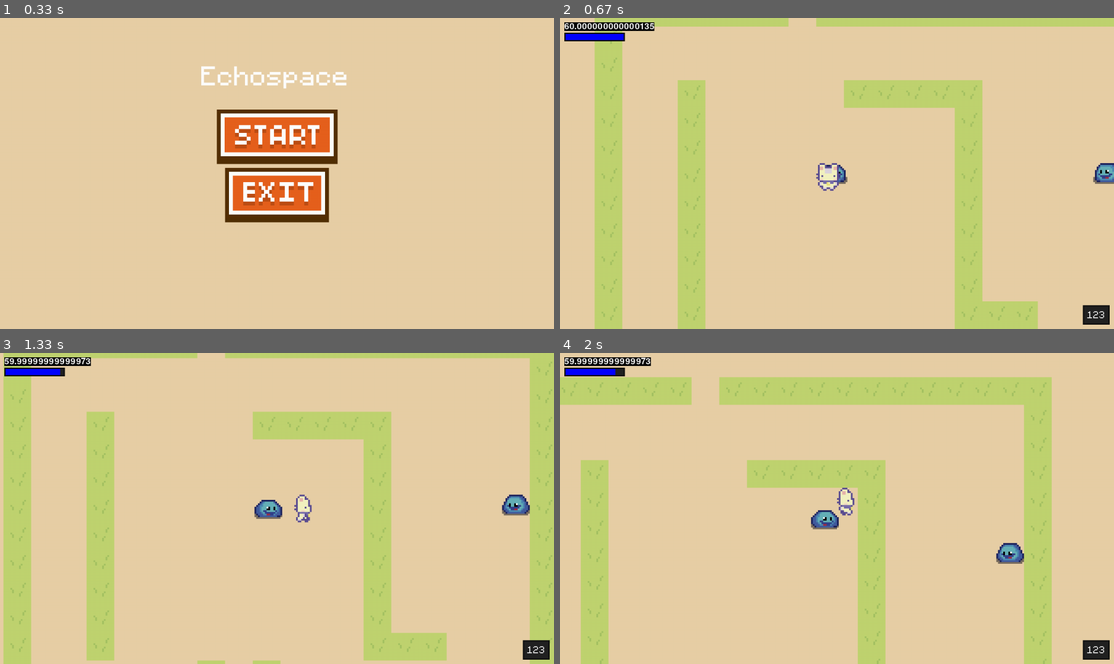
Above: before the commit, frames 1-4 (two rows, left to right).
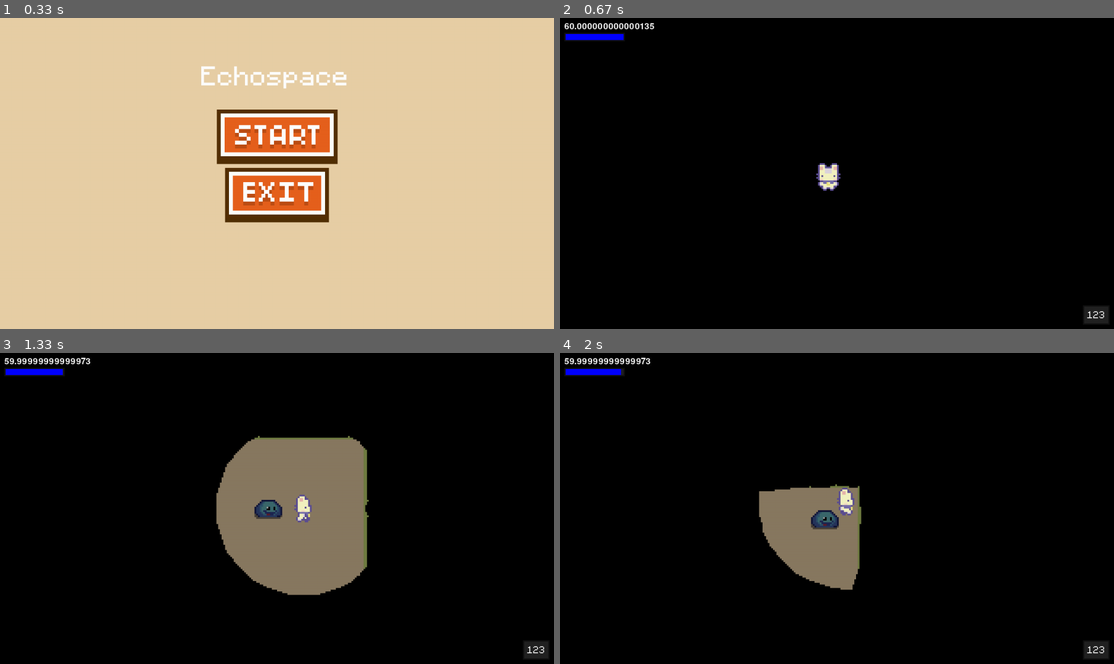
Above: after the commit, the same moments.

Repository: SushiOnToast/pygame-community-spring-jam-2025
Game: pygame game, started from code/main.py
Same seed, same stepped clock (60 frames per second), same inputs: the game is played once before the commit and once after it.
Inputs (mouse positions are in pixels of both pictures, inside the frame that each line leads up to):
- Up to frame 1 (0.33 s): no input
- Up to frame 2 (0.67 s): click (837, 136) at 0.38 s
- Up to frame 3 (1.33 s): tap Space at 0.67, 1.07 s; hold D from 1 s (still down)
- Up to frame 4 (2 s): tap Space at 1.37, 1.57, 1.9 s; release D at 1.47 s; hold W 1.5-1.8 s; hold D from 1.83 s (still down)

Frame 1 is identical in both runs. In frame 2, 99% of the frame differs, in the area x 0-100%, y 0-100%; in frame 3, 99%; in frame 4, 99%.

Commit message:
fix echolocation duration bug

Diff:
--- /dev/null
+++ b/code/buglist.txt
@@ -0,0 +1,3 @@
+# Put all the bugs here
+
+- echolocation duration bug
--- a/code/enemy.py
+++ b/code/enemy.py
@@ -14,7 +14,7 @@
         #graphics setup
         #self.import_graphics(monster_name)
         self.spritesheet = pygame.image.load(
-        "graphics/player/pixil-frame-0 (9).png").convert_alpha()
+        "../graphics/player/pixil-frame-0 (9).png").convert_alpha()
         self.animations = import_character_sprites(
             self.spritesheet, self.spritesheet.get_width()/4, self.spritesheet.get_height()/4)
         self.status = "down_idle"
--- a/code/game_mechanics.py
+++ b/code/game_mechanics.py
@@ -107,7 +107,7 @@
             # self.cover_surf.blit(echo_surf, (0, 0))
             echo_surf = pygame.Surface((WIDTH, HEIGHT), pygame.SRCALPHA)
             self.echo_fade -= 40
-            color = (*COLORKEY, 180)
+            color = (*COLORKEY, 150)
 
             # Get hit points in world coordinates
             hit_points = get_hit_points(self.player.hitbox.center, 50, list(obstacles), simplify=True)
--- a/code/player.py
+++ b/code/player.py
@@ -31,7 +31,8 @@
     self.echolocation = Echolocation(self.cover_surf, self)
     self.is_doing_echolocation = False
     self.echolocation_time = 0
-    self.echolocation_duration = 4000
+    self.base_echolocation_duration = 3000  # 4 seconds base duration
+    self.echolocation_duration = self.base_echolocation_duration
 
     #stats
     self.stats = {'health':100,'energy':60,'attack':10,'magic':4,'speed':2}
@@ -43,7 +44,7 @@
 
     #intergrate with echoloation
     self.energy_recharge_rate = 0.001
-    self.energy_drain_rate = 0.007
+    self.energy_drain_rate = 0.003
     self.max_energy = self.stats['energy']
 
     # tracking time
@@ -52,6 +53,8 @@
     self.echolocation_cooldown_after_zero = 58000
     self.energy_regen_pause_time = 0  # timestamp until which regen is paused
     self.energy_regen_pause_duration = 1000  # 1 second in milliseconds
+
+    self.can_do_echolocation = True
 
 
   def input(self):
@@ -75,53 +78,49 @@
     else:
       self.direction.x = 0
 
-    current_time = pygame.time.get_ticks()
-    can_use_echolocation = True
-
-
-    # Check if 1-minute lockout is active
-    if self.zero_energy_time is not None:
-        if (current_time - self.zero_energy_time) < self.echolocation_cooldown_after_zero:
-            can_use_echolocation = False
-        else:
-            self.zero_energy_time = None  # Reset lockout once time has passed
-
-    if keys[pygame.K_SPACE] and not self.is_doing_echolocation and self.energy > 5 and can_use_echolocation:
+    if keys[pygame.K_SPACE] and not self.is_doing_echolocation and self.energy > 5 and self.can_do_echolocation:
         self.is_doing_echolocation = True
-        self.echolocation_time = current_time
-        self.last_update_time = current_time
-        self.echolocation_duration = self.energy * 50  # optional, dynamic duration
-        self.energy_regen_pause_time = current_time + self.energy_regen_pause_duration
+        self.echolocation_time = pygame.time.get_ticks()
+        self.last_update_time = pygame.time.get_ticks()
+        # Use fixed duration instead of energy-based
+        self.echolocation_duration = self.base_echolocation_duration
+        self.energy_regen_pause_time = pygame.time.get_ticks() + self.energy_regen_pause_duration
 
   def cooldowns(self):
-    current_time = pygame.time.get_ticks()
-    delta_time = current_time - self.last_update_time
+      current_time = pygame.time.get_ticks()
+      delta_time = current_time - self.last_update_time
 
-    if self.is_doing_echolocation:
-        # Drain energy while using echolocation
-        self.energy -= self.energy_drain_rate * delta_time
-        self.energy = max(0, self.energy)
+      if self.is_doing_echolocation:
+          if not hasattr(self, 'echolocation_time'):  # Safety check
+              self.echolocation_time = current_time
 
-        if self.energy <= 5:
-            self.energy = 0
-            self.is_doing_echolocation = False
-            if self.zero_energy_time is None:
-               self.zero_energy_time = current_time
-        elif (current_time - self.echolocation_time) >= self.echolocation_duration:
-            self.is_doing_echolocation = False
+          # Check duration first
+          if (current_time - self.echolocation_time) >= self.echolocation_duration:
+              self.is_doing_echolocation = False
+              self.energy_regen_pause_time = current_time + self.energy_regen_pause_duration
+          else:
+              # Drain energy while active
+              self.energy -= self.energy_drain_rate * delta_time
+              if self.energy <= 5:
+                  self.energy = 0
+                  self.is_doing_echolocation = False
+                  self.zero_energy_time = current_time
+                  self.can_do_echolocation = False  # Prevent immediate reuse
 
-    else:
-        # Regenerate energy when NOT using echolocation
-        # if self.zero_energy_time is None and current_time >= self.energy_regen_pause_time:
+      else:
+          # Energy regeneration
+          if current_time >= self.energy_regen_pause_time:
               if self.energy < self.max_energy:
-                  if current_time >= self.energy_regen_pause_time:
-                    self.energy += self.energy_recharge_rate * delta_time
-                    self.energy = min(self.energy, self.max_energy)
+                  self.energy += self.energy_recharge_rate * delta_time
+                  self.energy = min(self.energy, self.max_energy)
 
-    self.last_update_time = current_time
+      # Check cooldown after zero energy
+      if self.zero_energy_time is not None:
+          if (current_time - self.zero_energy_time) >= self.echolocation_cooldown_after_zero:
+              self.zero_energy_time = None
+              self.can_do_echolocation = True  # Re-enable echolocation
 
-    # if (current_time - self.echolocation_time) >= self.echolocation_duration:
-    #   self.is_doing_echolocation = False
+      self.last_update_time = current_time
 
   def get_status(self):
     if self.direction.x == 0 and self.direction.y == 0:
--- a/code/settings.py
+++ b/code/settings.py
@@ -19,7 +19,7 @@
 RAY_STEP = 2
 
 # debug
-TESTING_OVERLAY = False
+TESTING_OVERLAY = True
 
 # ui
 BAR_HEIGHT = 20
@@ -38,7 +38,7 @@
 
 #enemy
 monster_data = {
-    'slime':{'health':100,'exp': 100,'damage':2,'attack_type':'poop','attack_sound':'graphics/audio/fart-with-reverb-39675.mp3','speed':1,'resistance':3,'attack_radius':80,'notice_radius':360}
+    'slime':{'health':100,'exp': 100,'damage':2,'attack_type':'poop','attack_sound':'../graphics/audio/fart-with-reverb-39675.mp3','speed':1,'resistance':3,'attack_radius':80,'notice_radius':360}
 }
 
 
